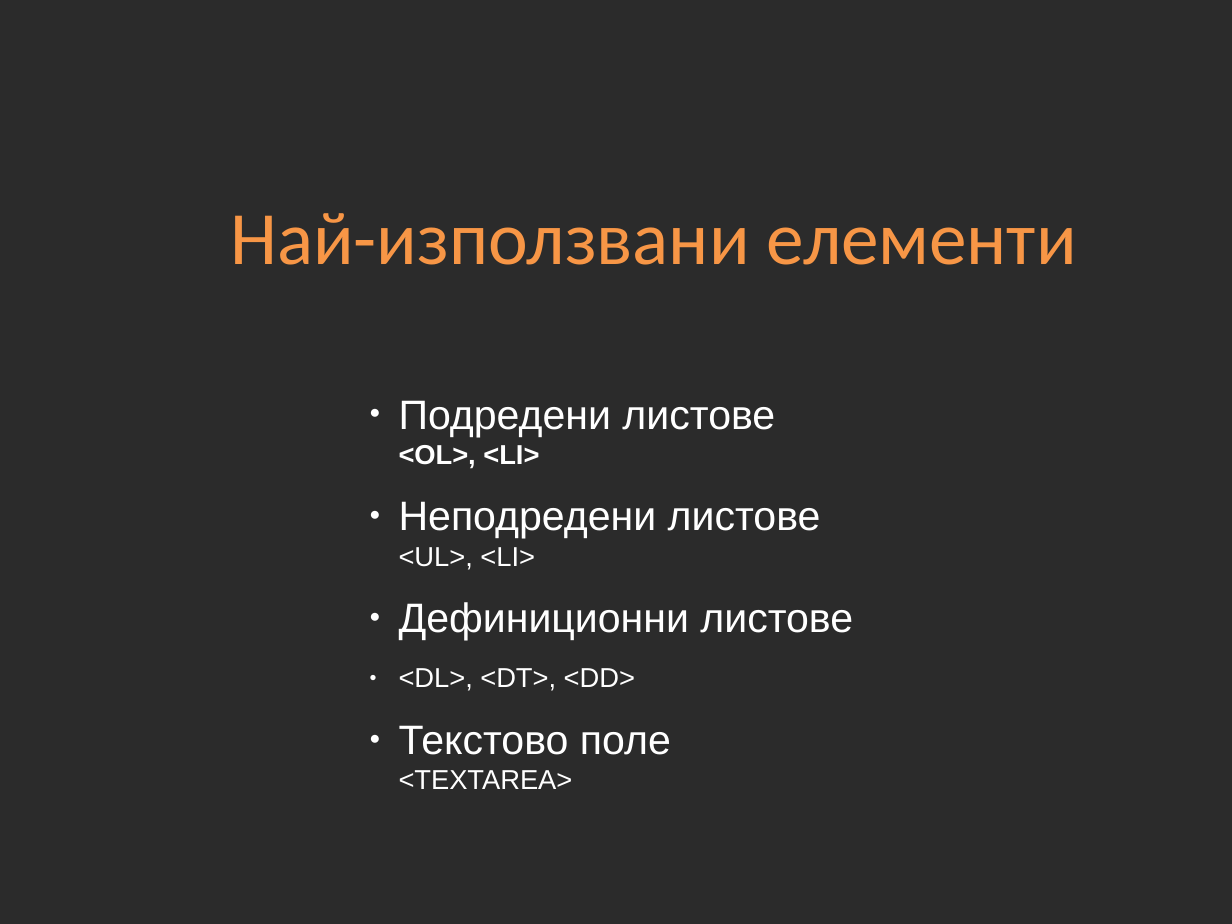
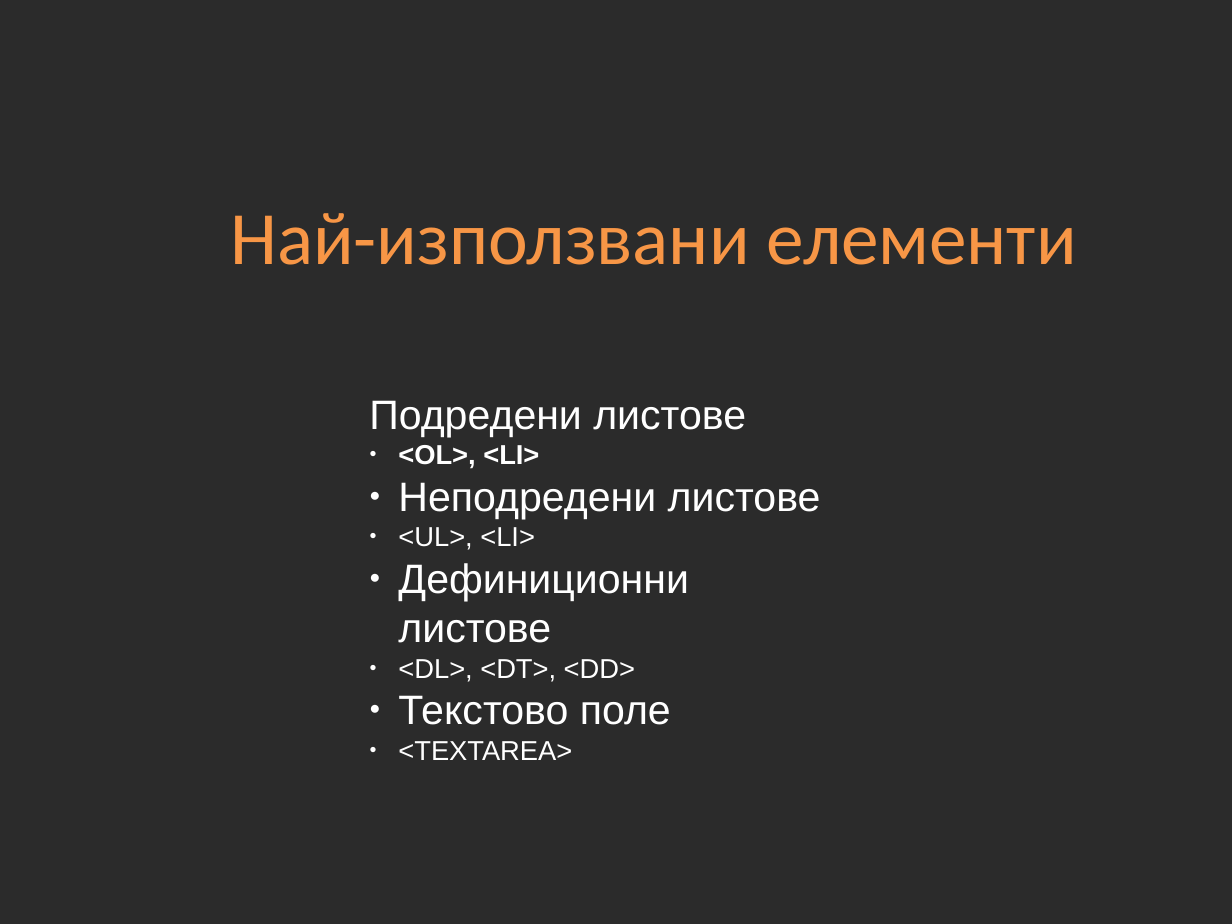
Before and after one commit to Academy-Soft-Intellect/PHP-MySQL-Course, a slide deck: slide 10 of slides/html/02-HTML-basics/02-HTML-basics.odp. Drawn at 1232x924 pixels with LibreOffice and Linux fonts; fonts in the diff are those of the drawing; background and template pictures are left out; a plain dark background stands for a picture behind light text. Boxes give left, top, right and bottom in pixels: in the first picture for what was removed or moved away, otherwise in the second. Text is boxed around its words. In the diff, an @@ line names an element or a change of style, - is before the commit and + after.

```diff
--- a/slides/html/02-HTML-basics/02-HTML-basics.odp
+++ b/slides/html/02-HTML-basics/02-HTML-basics.odp
@@ text at [369, 400, 821, 550]: text changed @@
-● Подредени листове
-  <OL>, <LI>
-● Неподредени листове
-  <UL>, <LI>
+Подредени листове
+● <OL>, <LI>
+● Неподредени листове
+● <UL>, <LI>
@@ text at [398, 563, 688, 682]: less space between paragraphs @@
@@ text at [398, 695, 671, 760]: text changed @@
-● Текстово поле
-  <TEXTAREA>
+● Текстово поле
+● <TEXTAREA>
```
Also in this commit, not shown: 10 other slides changed, 40 other files.
